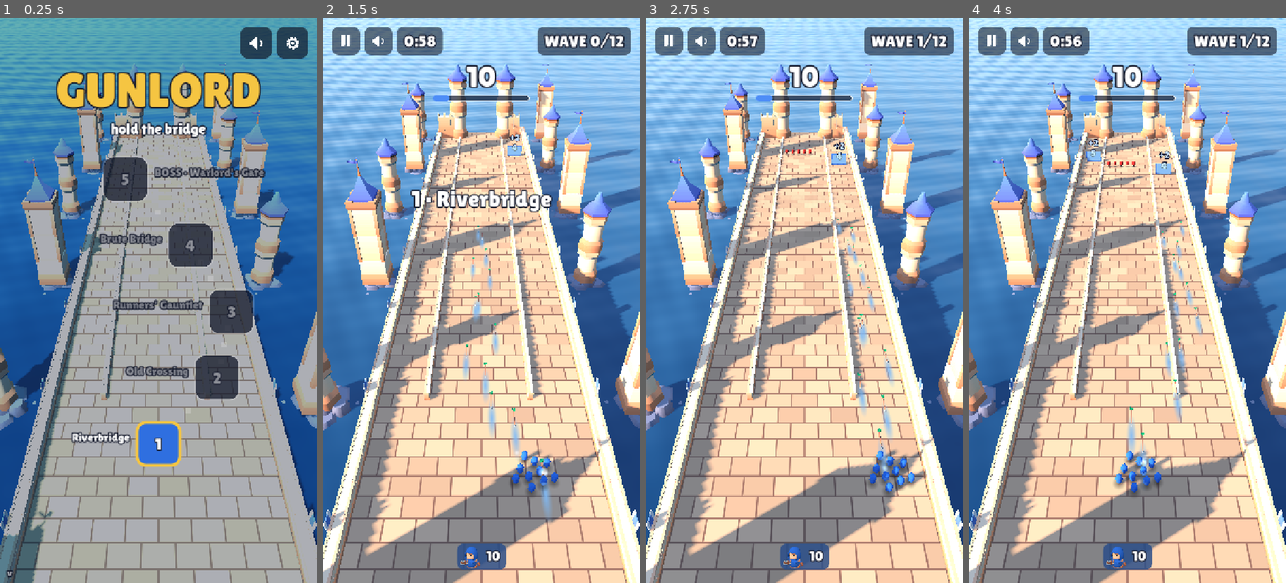
Above: before the commit, frames 1-4 (left to right).
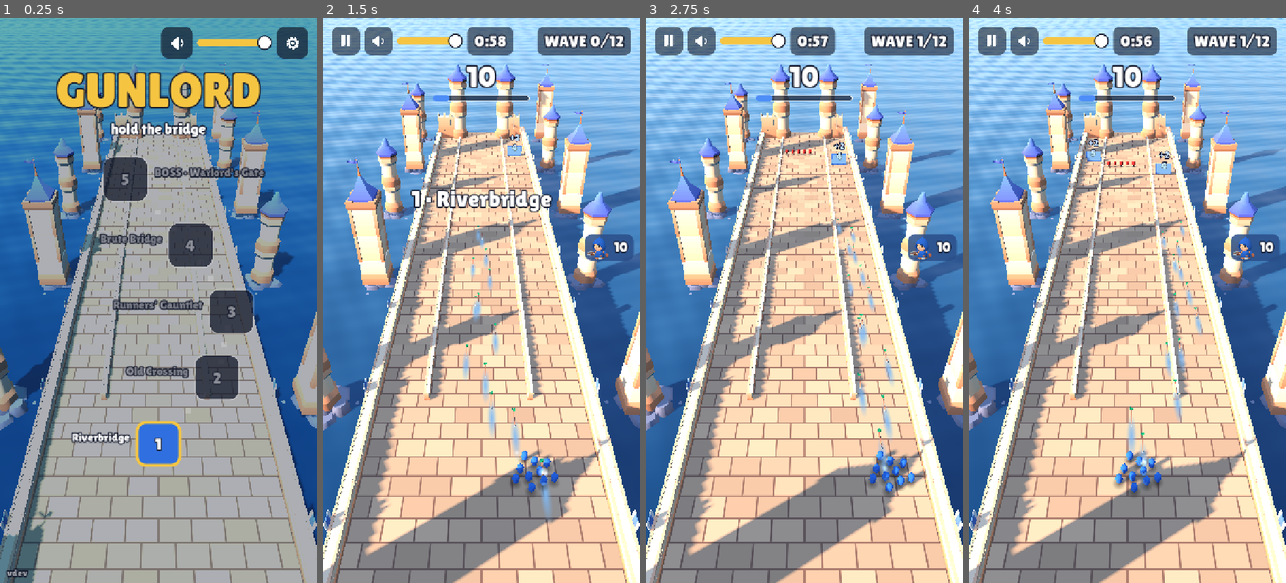
Above: after the commit, the same moments.

Repository: solutionsunity/gunlord
Game: Godot game, scene res://main.tscn
Two runs of this game, one before a commit and one after it. Both use one fixed random seed, a clock stepped at 60 frames per second and the inputs below.
Inputs (mouse positions are in pixels of both pictures, inside the frame that each line leads up to):
- Up to frame 1 (0.25 s): no input
- Up to frame 2 (1.5 s): click "1" at 0.5 s; move the mouse to (551, 272) at 1.27 s; hold Right (ui_right) from 1.28 s (still down); click (551, 272) at 1.42 s
- Up to frame 3 (2.75 s): release Right (ui_right) at 2 s; drag from (741, 328) to (788, 413) at 2.02 s
- Up to frame 4 (4 s): move the mouse to (1159, 176) at 2.77 s; hold Right (ui_right) 2.78-3.5 s; drag from (1111, 413) to (1032, 215) at 3.52 s

The runs differ from the first frame. In frame 1, 1.3% of the frame differs, in the area x 4-86%, y 1-99%; in frame 2, 2.9%; in frame 3, 2.9%; in frame 4, 2.9%, in the area x 23-99%, y 1-98%.

Commit message:
Volume sliders and a badge column: the code
The previous commit, "Volume sliders and a badge column clear of the thumb",
carried only the new icon; its code was left unstaged. This is that code,
as that message describes:

- Settings: overall, music and effects volumes as sliders; mute keeps the
  levels, raising the volume lifts it
- Overall volume slider next to mute in the battle bar, map and pause overlay
- Weapon badges in a column at the screen's edge, right or left (a setting)
- Old music/sound on-off settings are not read: full volume once
- Version falls back to "dev" when the build has not set one

Diff:
--- a/src/main.gd
+++ b/src/main.gd
@@ -38,8 +38,9 @@
 	_screens.resume_chosen.connect(_resume)
 	_hud.pause_pressed.connect(_pause)
 	_hud.mute_pressed.connect(_toggle_mute)
+	_hud.master_changed.connect(func(v: float) -> void: _change_setting(&"master", v))
 	_screens.mute_pressed.connect(_toggle_mute)
-	_screens.settings_changed.connect(_set_audio)
+	_screens.setting_changed.connect(_change_setting)
 	_screens.reset_chosen.connect(_reset_progress)
 	_show_settings()
 	_show_menu()
@@ -71,23 +72,25 @@
 	_screens.show_map(_progress)
 
 
-## One tap silences everything, or brings it all back.
+## One tap silences everything, or brings it all back at the levels it had.
 func _toggle_mute() -> void:
-	var on := _settings.muted()
-	_set_audio(on, on)
+	_change_setting(&"muted", not _settings.silent())
+	if not _settings.muted and _settings.master <= 0.0:
+		_change_setting(&"master", 1.0)   # unmuting from "turned all the way down" restores full volume
+	_sound.play(&"click")
 
 
-func _set_audio(music: bool, sound: bool) -> void:
-	_settings.music = music
-	_settings.sound = sound
+func _change_setting(key: StringName, value: Variant) -> void:
+	_settings.set(key, value)
+	if key == &"master" and value > 0.0:
+		_settings.muted = false   # raising the volume lifts the mute
 	_settings.save()
-	_sound.play(&"click")
 	_show_settings()
 
 
 func _show_settings() -> void:
-	_hud.set_muted(_settings.muted())
-	_screens.show_settings(_settings.music, _settings.sound)
+	_hud.show_settings(_settings)
+	_screens.show_settings(_settings)
 
 
 func _reset_progress() -> void:
--- a/src/settings.gd
+++ b/src/settings.gd
@@ -1,34 +1,44 @@
 class_name Settings
 extends RefCounted
-## The player's settings, kept on the device: music and sound effects on or
-## off. They act through two audio buses, so muting is one switch per bus.
+## The player's settings, kept on the device: overall volume and mute, music
+## and effects volumes, and which side of the screen the weapon badges sit on.
+## Volumes act through the audio buses: Master, and Music and SFX under it.
 
 const PATH := "user://settings.cfg"
 const MUSIC_BUS := &"Music"
 const SFX_BUS := &"SFX"
+const SIDES := [&"right", &"left"]
 
 var path := PATH           ## where settings are kept; empty keeps them in memory only (tests)
-var music := true
-var sound := true
+var master := 1.0          ## 0..1
+var muted := false         ## silences everything, keeping the levels for when it is lifted
+var music := 1.0           ## 0..1
+var sound := 1.0           ## 0..1, the effects
+var badges: StringName = &"right"   ## the side of the screen the weapon badges sit on
 
 
 static func load_saved() -> Settings:
 	var s := Settings.new()
 	var cfg := ConfigFile.new()
 	if cfg.load(PATH) == OK:
-		s.music = cfg.get_value("audio", "music", true)
-		s.sound = cfg.get_value("audio", "sound", true)
+		s.master = cfg.get_value("audio", "master", 1.0)
+		s.muted = cfg.get_value("audio", "muted", false)
+		s.music = cfg.get_value("audio", "music_volume", 1.0)
+		s.sound = cfg.get_value("audio", "sound_volume", 1.0)
+		s.badges = StringName(cfg.get_value("hud", "badges", "right"))
 	return s
 
 
-func muted() -> bool:
-	return not music and not sound
+## Silent, whether muted or turned all the way down.
+func silent() -> bool:
+	return muted or master <= 0.0
 
 
-## Applies the settings to the audio buses, creating the buses on first use.
+## Applies the settings to the audio buses, creating Music and SFX on first use.
 func apply() -> void:
-	AudioServer.set_bus_mute(_bus(MUSIC_BUS), not music)
-	AudioServer.set_bus_mute(_bus(SFX_BUS), not sound)
+	_set_bus(0, master, muted)
+	_set_bus(_bus(MUSIC_BUS), music, false)
+	_set_bus(_bus(SFX_BUS), sound, false)
 
 
 func save() -> void:
@@ -36,9 +46,17 @@
 	if path.is_empty():
 		return
 	var cfg := ConfigFile.new()
-	cfg.set_value("audio", "music", music)
-	cfg.set_value("audio", "sound", sound)
+	cfg.set_value("audio", "master", master)
+	cfg.set_value("audio", "muted", muted)
+	cfg.set_value("audio", "music_volume", music)
+	cfg.set_value("audio", "sound_volume", sound)
+	cfg.set_value("hud", "badges", String(badges))
 	cfg.save(path)
+
+
+static func _set_bus(i: int, level: float, mute: bool) -> void:
+	AudioServer.set_bus_volume_db(i, linear_to_db(maxf(level, 0.0001)))
+	AudioServer.set_bus_mute(i, mute or level <= 0.0)
 
 
 static func _bus(name: StringName) -> int:
--- a/src/view/hud.gd
+++ b/src/view/hud.gd
@@ -1,21 +1,24 @@
 class_name Hud
 extends CanvasLayer
-## Pause and sound buttons, timer and wave chips, squad size with its capacity
-## bar, the weapon mix as unit badges, the nearest boss's health bar, and the
-## stage's title as a battle opens.
+## Pause, mute and overall volume, timer and wave chips, squad size with its
+## capacity bar, the weapon mix as unit badges in a column at one side (clear
+## of the steering thumb), the nearest boss's health bar, and the stage's
+## title as a battle opens.
 
 signal pause_pressed
 signal mute_pressed
+signal master_changed(value: float)
 
 const BOSS_RANGE := -40.0           ## a boss's bar shows once it is this close
 const BUTTON := 64.0
 
 var _mute: Button
+var _master: HSlider
 var _clock: Label
 var _wave: Label
 var _units: Label
 var _fill: ProgressBar
-var _mix: HBoxContainer
+var _mix: VBoxContainer
 var _badges := {}                   ## weapon index -> {chip: Control, count: Label}
 var _boss: Control
 var _boss_name: Label
@@ -34,6 +37,7 @@
 	add_child(top)
 	Ui.icon_button(top, "pause", BUTTON, Color(Ui.INK, 0.6), func() -> void: pause_pressed.emit())
 	_mute = Ui.icon_button(top, "audioOn", BUTTON, Color(Ui.INK, 0.6), func() -> void: mute_pressed.emit())
+	_master = Ui.slider(top, 150.0, func(v: float) -> void: master_changed.emit(v))
 	_clock = _chip(top, 36)
 	var gap := Control.new()
 	gap.size_flags_horizontal = Control.SIZE_EXPAND_FILL
@@ -63,17 +67,32 @@
 	_title.grow_vertical = Control.GROW_DIRECTION_BOTH
 	_title.offset_top = -260
 
-	_mix = HBoxContainer.new()
-	_mix.set_anchors_and_offsets_preset(Control.PRESET_CENTER_BOTTOM)
-	_mix.offset_bottom = -30
-	_mix.grow_horizontal = Control.GROW_DIRECTION_BOTH
-	_mix.grow_vertical = Control.GROW_DIRECTION_BEGIN
+	_mix = VBoxContainer.new()
 	_mix.add_theme_constant_override("separation", 10)
 	add_child(_mix)
+	_place_badges(&"right")
 
 
-func set_muted(muted: bool) -> void:
-	_mute.icon = Ui.icon("audioOff" if muted else "audioOn")
+## Reflects the settings: the mute icon, the volume slider, the badges' side.
+func show_settings(settings: Settings) -> void:
+	_mute.icon = Ui.icon("audioOff" if settings.silent() else "audioOn")
+	_master.set_value_no_signal(settings.master)
+	_place_badges(settings.badges)
+
+
+## The badge column hugs one edge, a little above the middle of the screen.
+func _place_badges(side: StringName) -> void:
+	var right := side == &"right"
+	_mix.set_anchors_and_offsets_preset(Control.PRESET_CENTER_RIGHT if right else Control.PRESET_CENTER_LEFT)
+	_mix.grow_horizontal = Control.GROW_DIRECTION_BEGIN if right else Control.GROW_DIRECTION_END
+	_mix.grow_vertical = Control.GROW_DIRECTION_BOTH
+	_mix.offset_right = -14 if right else 0
+	_mix.offset_left = 0 if right else 14
+	_mix.offset_top = -120
+	_mix.offset_bottom = -120
+	_mix.alignment = BoxContainer.ALIGNMENT_CENTER
+	for badge in _mix.get_children():
+		badge.size_flags_horizontal = Control.SIZE_SHRINK_END if right else Control.SIZE_SHRINK_BEGIN
 
 
 ## The stage's number and name, shown for a moment as the battle opens.
@@ -104,6 +123,8 @@
 		if not _badges.has(w):
 			var row := Ui.icon_chip(_mix, Ui.unit_icon(wd.id), 56.0, 30)
 			var panel := row.get_parent() as PanelContainer
+			panel.size_flags_horizontal = Control.SIZE_SHRINK_END if _mix.grow_horizontal == Control.GROW_DIRECTION_BEGIN \
+					else Control.SIZE_SHRINK_BEGIN
 			(panel.get_theme_stylebox("panel") as StyleBoxFlat).bg_color = Color(wd.color.darkened(0.45), 0.85)
 			_badges[w] = {chip = panel, count = row.get_child(1)}
 		var badge: Dictionary = _badges[w]
--- a/src/view/screens.gd
+++ b/src/view/screens.gd
@@ -7,7 +7,7 @@
 signal resume_chosen
 signal menu_chosen
 signal mute_pressed
-signal settings_changed(music: bool, sound: bool)
+signal setting_changed(key: StringName, value: Variant)   ## a Settings field and its new value
 signal reset_chosen
 
 const AHEAD := 4             ## locked nodes shown beyond the frontier
@@ -29,8 +29,12 @@
 var _pause: Control
 var _settings: Control
 var _settings_back: Control  ## the overlay the settings return to
-var _music: Button
-var _sound: Button
+var _volume: HSlider
+var _music: HSlider
+var _sound: HSlider
+var _badges: Button
+var _badge_side: StringName = &"right"
+var _master_sliders: Array[HSlider] = []
 var _reset: Button
 var _armed := false          ## reset asks twice
 var _mute_buttons: Array[Button] = []
@@ -208,9 +212,10 @@
 	_controls(row)
 
 
-## The sound toggle and the settings gear, as on the map and the pause overlay.
+## Mute, overall volume and the settings gear, as on the map and the pause overlay.
 func _controls(parent: Control) -> void:
 	_mute_buttons.append(Ui.icon_button(parent, "audioOn", BUTTON, Color(Ui.INK, 0.7), func() -> void: mute_pressed.emit()))
+	_master_sliders.append(Ui.slider(parent, 170.0, func(v: float) -> void: setting_changed.emit(&"master", v)))
 	Ui.icon_button(parent, "gear", BUTTON, Color(Ui.INK, 0.7), func() -> void: _open_settings())
 
 
@@ -219,31 +224,50 @@
 	var c := _column(_settings)
 	Ui.label(c, "SETTINGS", 72, Color.WHITE)
 	_space(c, 16)
-	_music = Ui.button(c, "", Ui.BLUE, func() -> void: _toggle(true))
-	_sound = Ui.button(c, "", Ui.BLUE, func() -> void: _toggle(false))
-	for b in [_music, _sound]:
-		b.custom_minimum_size = Vector2(420, 88)
-		b.expand_icon = true
-		b.add_theme_constant_override("icon_max_width", 48)
+	_volume = _level(c, "audioOn", "VOLUME", &"master")
+	_music = _level(c, "musicOn", "MUSIC", &"music")
+	_sound = _level(c, "target", "EFFECTS", &"sound")
+	_space(c, 12)
+	_badges = Ui.button(c, "", Ui.BLUE, func() -> void:
+		setting_changed.emit(&"badges", &"left" if _badge_side == &"right" else &"right"))
+	_badges.custom_minimum_size = Vector2(460, 88)
 	_space(c, 16)
 	_reset = Ui.button(c, "", Color("8a2a2a"), func() -> void: _reset_pressed())
-	_reset.custom_minimum_size = Vector2(420, 88)
+	_reset.custom_minimum_size = Vector2(460, 88)
 	_space(c, 16)
 	Ui.button(c, "BACK", Color(Ui.INK, 0.9), func() -> void: _close_settings())
 	_space(c, 12)
 	Ui.label(c, "Gunlord v" + Ui.version(), 24, Color(1, 1, 1, 0.6))
 
 
-## Shows the current settings: the mute buttons everywhere, the switches here.
-func show_settings(music: bool, sound: bool) -> void:
+## One volume row: an icon, a name, a slider bound to a Settings field.
+func _level(parent: Control, icon: String, name: String, key: StringName) -> HSlider:
+	var row := HBoxContainer.new()
+	row.alignment = BoxContainer.ALIGNMENT_CENTER
+	row.add_theme_constant_override("separation", 14)
+	parent.add_child(row)
+	var pic := TextureRect.new()
+	pic.texture = Ui.icon(icon)
+	pic.expand_mode = TextureRect.EXPAND_IGNORE_SIZE
+	pic.custom_minimum_size = Vector2(44, 44)
+	pic.size_flags_vertical = Control.SIZE_SHRINK_CENTER
+	row.add_child(pic)
+	var l := Ui.label(row, name, 34, Color.WHITE)
+	l.custom_minimum_size = Vector2(150, 0)
+	l.horizontal_alignment = HORIZONTAL_ALIGNMENT_LEFT
+	return Ui.slider(row, 250.0, func(v: float) -> void: setting_changed.emit(key, v))
+
+
+## Shows the current settings everywhere they appear, without re-sending them.
+func show_settings(settings: Settings) -> void:
 	for b in _mute_buttons:
-		b.icon = Ui.icon("audioOff" if not music and not sound else "audioOn")
-	_music.text = "MUSIC  %s" % ("ON" if music else "OFF")
-	_music.icon = Ui.icon("musicOn" if music else "musicOff")
-	_sound.text = "SOUND  %s" % ("ON" if sound else "OFF")
-	_sound.icon = Ui.icon("audioOn" if sound else "audioOff")
-	_music.set_meta(&"on", music)
-	_sound.set_meta(&"on", sound)
+		b.icon = Ui.icon("audioOff" if settings.silent() else "audioOn")
+	for s in _master_sliders + [_volume]:
+		s.set_value_no_signal(settings.master)
+	_music.set_value_no_signal(settings.music)
+	_sound.set_value_no_signal(settings.sound)
+	_badge_side = settings.badges
+	_badges.text = "BADGES ON THE %s" % String(settings.badges).to_upper()
 
 
 func _open_settings() -> void:
@@ -257,12 +281,6 @@
 func _close_settings() -> void:
 	_settings.visible = false
 	_settings_back.visible = true
-
-
-func _toggle(music: bool) -> void:
-	var m: bool = _music.get_meta(&"on", true)
-	var s: bool = _sound.get_meta(&"on", true)
-	settings_changed.emit(not m if music else m, s if music else not s)
 
 
 func _reset_pressed() -> void:
--- a/src/view/ui.gd
+++ b/src/view/ui.gd
@@ -16,7 +16,8 @@
 ## The game's version: the build writes it into the project from its git
 ## tag (see .github/workflows/build.yml); a local run says "dev".
 static func version() -> String:
-	return ProjectSettings.get_setting("application/config/version", "dev")
+	var v: String = ProjectSettings.get_setting("application/config/version", "")
+	return v if not v.is_empty() else "dev"   # Godot declares the setting, empty, in every project
 
 
 static func icon(name: String) -> Texture2D:
@@ -123,6 +124,47 @@
 	return row
 
 
+## A volume slider, 0..1: gold fill on a dark track, a round thumb-sized grabber.
+## `changed` receives the new value as the player drags.
+static func slider(parent: Node, width: float, changed: Callable) -> HSlider:
+	var sl := HSlider.new()
+	sl.min_value = 0.0
+	sl.max_value = 1.0
+	sl.step = 0.05
+	sl.custom_minimum_size = Vector2(width, 48)
+	sl.size_flags_vertical = Control.SIZE_SHRINK_CENTER
+	var track := box(Color(INK, 0.75), 8, 2, Color(1, 1, 1, 0.6))
+	track.content_margin_top = 8
+	track.content_margin_bottom = 8
+	sl.add_theme_stylebox_override("slider", track)
+	sl.add_theme_stylebox_override("grabber_area", box(GOLD, 8))
+	sl.add_theme_stylebox_override("grabber_area_highlight", box(GOLD.lightened(0.2), 8))
+	sl.add_theme_icon_override("grabber", _knob(34, Color.WHITE))
+	sl.add_theme_icon_override("grabber_highlight", _knob(34, GOLD.lightened(0.5)))
+	sl.value_changed.connect(changed)
+	parent.add_child(sl)
+	return sl
+
+
+static var _knobs := {}
+
+
+## A filled circle with a dark rim, drawn once per size and colour.
+static func _knob(px: int, color: Color) -> Texture2D:
+	var key := "%d %s" % [px, color]
+	if _knobs.has(key):
+		return _knobs[key]
+	var img := Image.create_empty(px, px, false, Image.FORMAT_RGBA8)
+	var r := px / 2.0
+	for y in px:
+		for x in px:
+			var d := Vector2(x + 0.5 - r, y + 0.5 - r).length()
+			var a := clampf(r - d, 0.0, 1.0)
+			img.set_pixel(x, y, Color(INK if d > r - 3.0 else color, a))
+	_knobs[key] = ImageTexture.create_from_image(img)
+	return _knobs[key]
+
+
 static func bar(parent: Node, size: Vector2, color: Color) -> ProgressBar:
 	var b := ProgressBar.new()
 	b.custom_minimum_size = size
Not shown, changed: DESIGN.md
